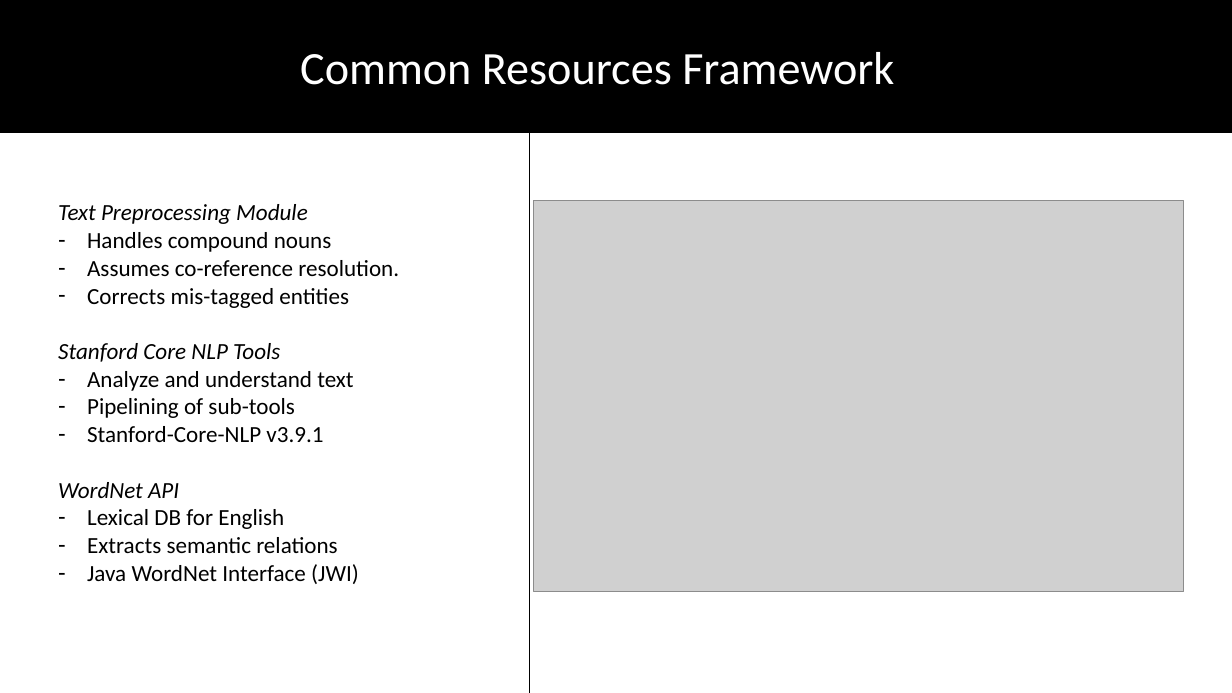
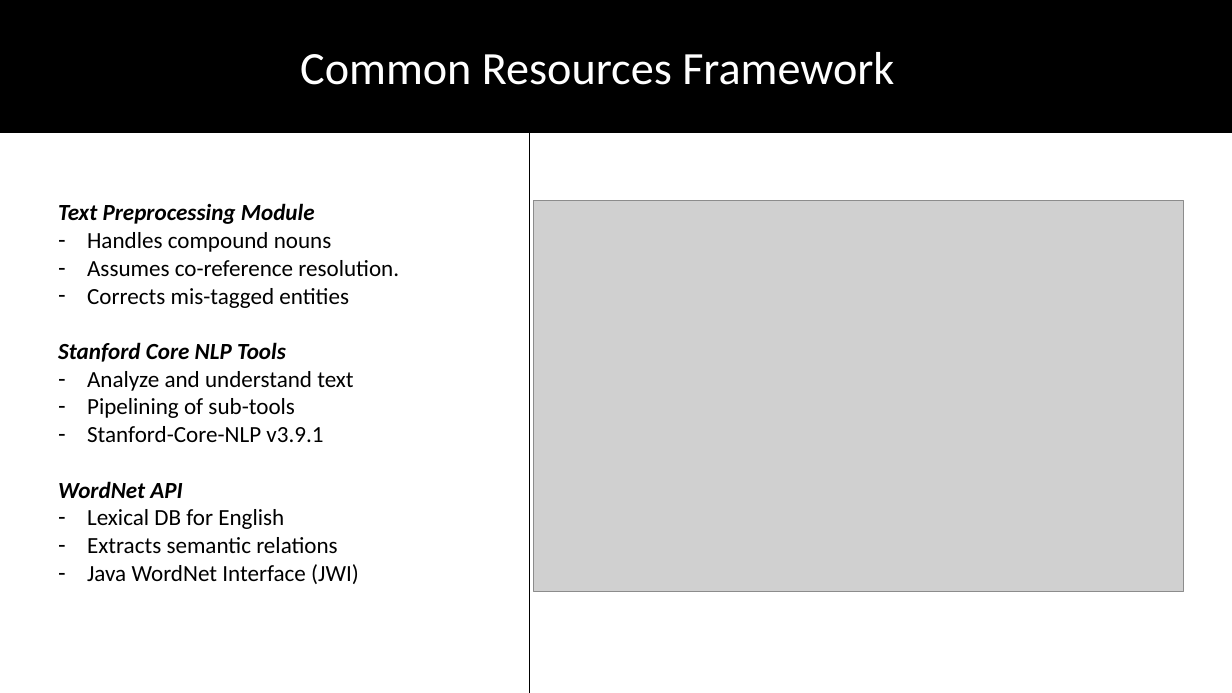
Before and after one commit to DhruvaPendharkar/thesis-project, a slide deck: slide 7 of Notes/ThesisPresentation.pptx. Drawn at 1232x693 pixels with LibreOffice and Linux fonts; fonts in the diff are those of the drawing; grey boxes stand for pictures. Boxes give left, top, right and bottom in pixels: in the first picture for what was removed or moved away, otherwise in the second. Text is boxed around its words. In the diff, an @@ line names an element or a change of style, - is before the commit and + after.

```diff
--- a/Notes/ThesisPresentation.pptx
+++ b/Notes/ThesisPresentation.pptx
@@ text at bbox=[58, 203, 315, 224]: bold on in "Text Preprocessing Module" @@
@@ text at bbox=[58, 342, 286, 362]: bold on in "Stanford Core NLP Tools" @@
@@ text at bbox=[58, 481, 182, 498]: bold on in "WordNet API" @@
```
Also in this commit, not shown: 4 other slides changed, 8 slides added.
